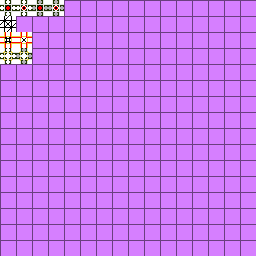
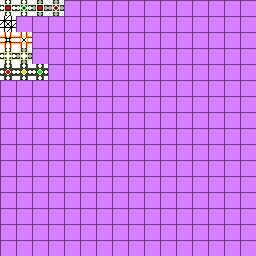
Two versions of the same layered image (256x256). Layer-by-layer changes:
added layer "4*16+2 flow meter on" above "4*16+1 flow meter unknown" over [32, 64, 48, 80]
added layer "4*16+1 flow meter unknown" above "4*16+0 flow meter off" over [16, 64, 32, 80]
added layer "4*16+0 flow meter off" above "3*16+1 Golden Iron side" over [0, 64, 16, 80]
painted on "0*16+1 open" over [22, 6, 26, 10]
painted on "Ebene 6" over [0, 64, 48, 80]
